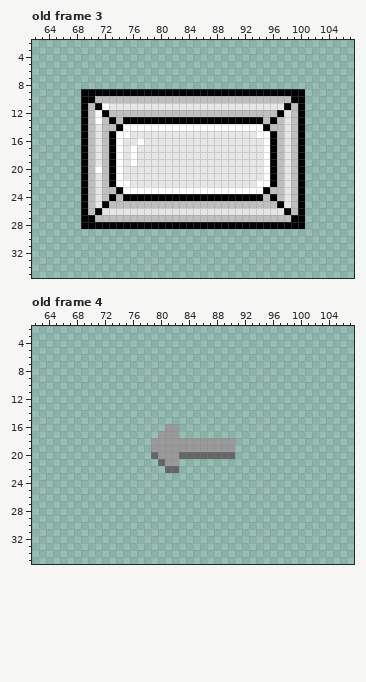
Two states of a pixel-art file, Protótipos/Arquivos - Aseprite/Telas/botao.aseprite. Above, as it was before the edit.
171x40 pixels, 4 frames. Shown: old frame 3: x 62..107, y 2..35; old frame 4: x 62..107, y 2..35. The commit also changed other frames, which this record leaves out.
Now the later version:
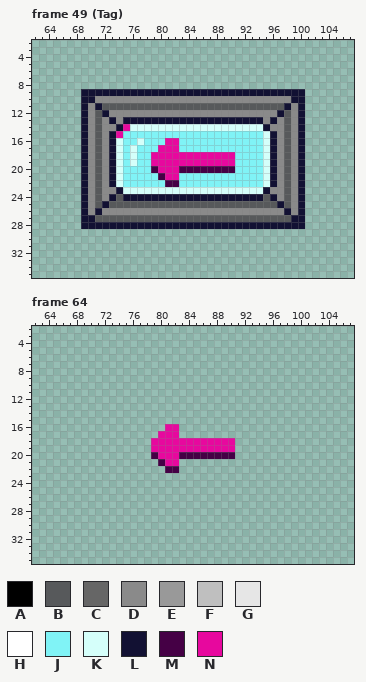
Palette (. is transparent): A #000000  B #57595b  C #666666  D #8a8a8a  E #999999  F #bfbfbf  G #e6e6e6  H #ffffff  J #80f3f6  K #d5fffa  L #121133  M #450045  N #e7089e
A new or re-ordered frame is compared with the old frame closest to it.
Diff:
frames 4 -> 64
layer "Layer 2" added
Changed rows in their new state; - is an unchanged pixel.
Frame 49 (Tag) is new; against old frame 3, layers "Layer 2", "Layer 1":
first column x 69:
 9 LLLLLLLLLLLLLLLLLLLLLLLLLLLLLLLL
10 LLDDDDDDDDDDDDDDDDDDDDDDDDDDDDLL
11 LDLBBBBBBBBBBBBBBBBBBBBBBBBBBLDL
12 LDBLDDDDDDDDDDDDDDDDDDDDDDDDLBDL
13 LDBDLDLLLLLLLLLLLLLLLLLLLLDLDBDL
14 LDBDDLNKKKKKKKKKKKKKKKKKKKLDDBDL
15 LDBDLNJJJJJJJJJJJJJJJJJJJJKLDBDL
16 LDBDLKJJKJJJNNJJJJJJJJJJJJKLDBDL
17 LDBDLKJKJJJNNNJJJJJJJJJJJJKLDBDL
18 LDBDLKJKJJNNNNNNNNNNNNJJJJKLDBDL
19 LDBDLKJKJJNNNNNNNNNNNNJJJJKLDBDL
20 LDBDLKJJJJMNNNMMMMMMMMJJJJKLDBDL
21 LDBDLKJJJJJMNNJJJJJJJJJJJJKLDBDL
22 LDBDLKJJJJJJMMJJJJJJJJJJJJKLDBDL
23 LDBDDLKKKKKKKKKKKKKKKKKKKKLDDBDL
24 LDBDLBLLLLLLLLLLLLLLLLLLLLBLDBDL
25 LDBLBBBBBBBBBBBBBBBBBBBBBBBBLBDL
26 LDLDDDDDDDDDDDDDDDDDDDDDDDDDDLDL
27 LLBBBBBBBBBBBBBBBBBBBBBBBBBBBBLL
28 LLLLLLLLLLLLLLLLLLLLLLLLLLLLLLLL
Frame 64 is new; against old frame 4, layer "Layer 1":
first column x 79:
16 --NN--------
17 -NNN--------
18 NNNNNNNNNNNN
19 NNNNNNNNNNNN
20 MNNNMMMMMMMM
21 -MNN--------
22 --MM--------
Changed places in both pictures, as pixel boxes (x1, y1, x2, y2):
changed: (81, 89, 305, 229)
changed: (151, 424, 235, 473)
